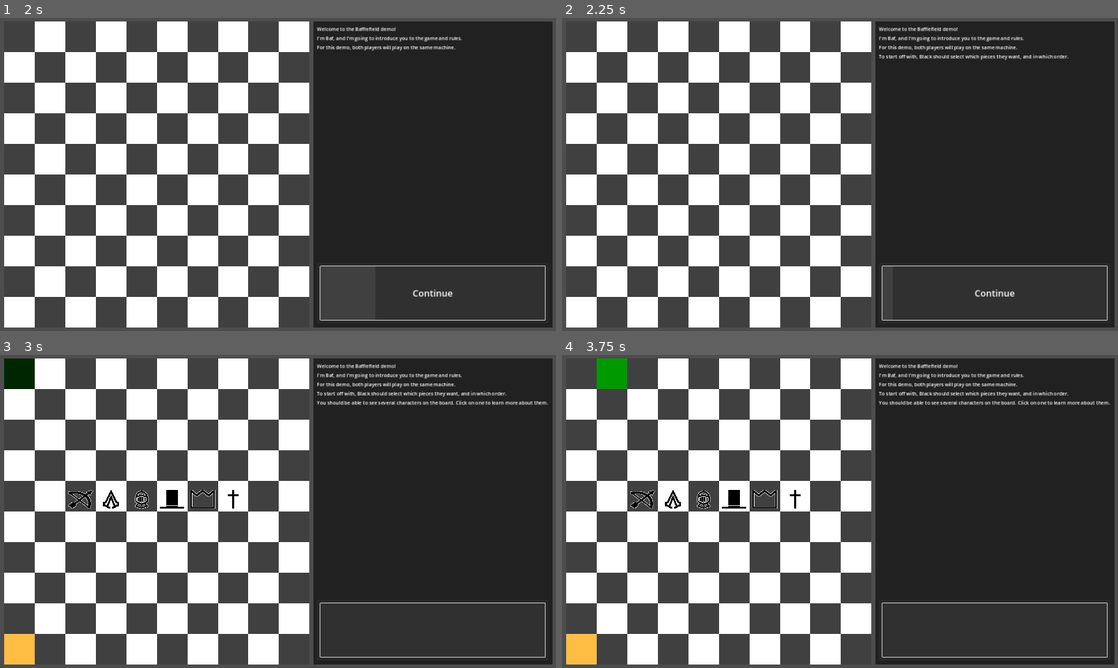
Above: before the commit, frames 1-4 (two rows, left to right).
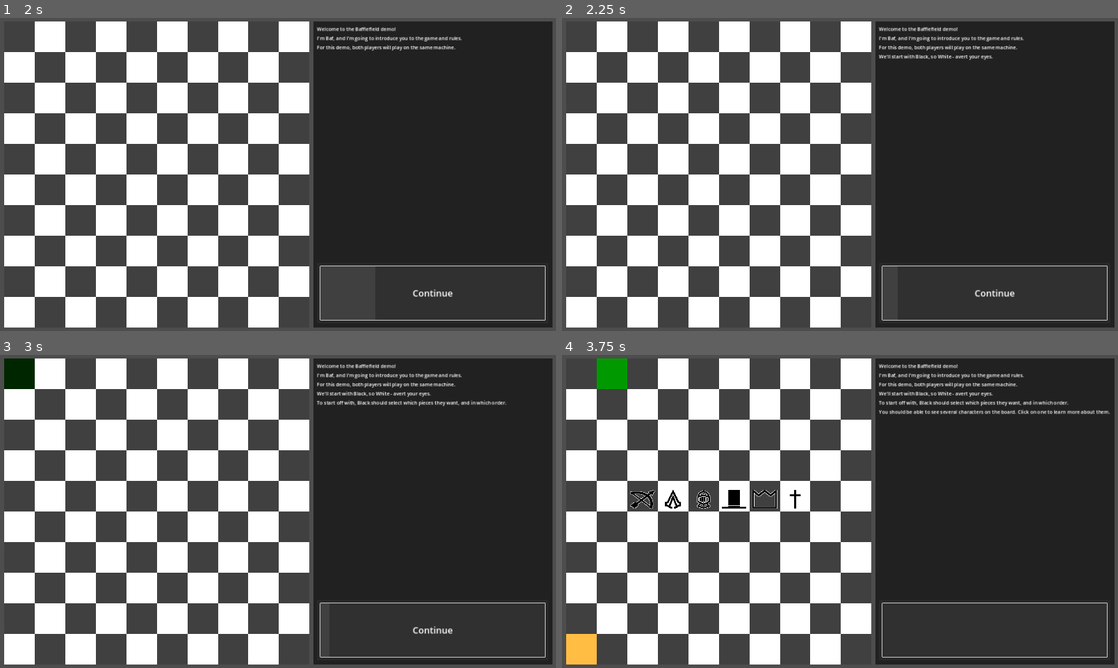
Above: after the commit, the same moments.

Repository: Taliesin268/Bafflefield
Game: Godot game, scene res://scenes/Bafflefield.tscn
Two runs of this game, one before a commit and one after it. Both use one fixed random seed, a clock stepped at 60 frames per second and the inputs below.
Inputs (mouse positions are in pixels of both pictures, inside the frame that each line leads up to):
- Up to frame 1 (2 s): click "Continue" at 0.5 s; click "Continue" at 1.25 s
- Up to frame 2 (2.25 s): click "Continue" at 2 s
- Up to frame 3 (3 s): tap Enter at 2.75 s; move the mouse to (16, 373) at 2.77 s; click (16, 373) at 2.92 s
- Up to frame 4 (3.75 s): tap Space at 3.5 s; move the mouse to (612, 373) at 3.52 s; click (612, 373) at 3.67 s

Frame 1 is identical in both runs. In frame 2, 0.3% of the frame differs, in the area x 57-92%, y 11-14%; in frame 3, 1.9%, in the area x 0-99%, y 11-99%; in frame 4, 1.0%.

Commit message:
implemented monarch highlighting

Diff:
--- a/data/dialog/character_select_intro.json
+++ b/data/dialog/character_select_intro.json
@@ -1,5 +1,6 @@
 [
 	"For this demo, both players will play on the same machine.",
+	"We'll start with Black, so White - avert your eyes.",
 	"To start off with, Black should select which pieces they want, and in which order.",
 	{
 		"message": "You should be able to see several characters on the board. Click on one to learn more about them.",
--- a/scenes/Board.gd
+++ b/scenes/Board.gd
@@ -42,15 +42,15 @@
 	cell.spawn_unit(unit_type, white)
 	_cells_with_units.append(cell)
 
-func highlight_cell(index: int):
+func highlight_cell(index: int, level: int = 1):
 	var cell = get_cell(index)
-	cell.highlight_cell()
+	cell.highlight_cell(level)
 	_highlighted_cells.append(cell)
 
 func remove_highlight_from_cells():
 	for cell in _highlighted_cells:
-		cell.highlight_cell(false)
-		_highlighted_cells.erase(cell)
+		cell.highlight_cell(0)
+	_highlighted_cells = []
 
 func move_selected_unit(to: int):
 	var unit = _selected_cell.unit
@@ -76,10 +76,19 @@
 	for cell in _cells_with_units:
 		cell.unit.update_visibility(setting)
 
+func change_visibility_by_color(white: bool = false):
+	var visibility = BoardVisibility.NONE
+
+	if white: visibility = BoardVisibility.WHITE
+	else: visibility = BoardVisibility.BLACK
+
+	for cell in _cells_with_units:
+		cell.unit.update_visibility(visibility)
+
 # PRIVATE FUNCTIONS
 func _create_board():
-	for column in 10:
-		for row in 10:
+	for row in 10:
+		for column in 10:
 			var cell = CELL_SCENE.instantiate()
 			cell.row = row
 			cell.column = column
--- a/scripts/Bafflefield.gd
+++ b/scripts/Bafflefield.gd
@@ -133,6 +133,8 @@
 		_game_board.spawn_unit(46, Unit.UnitType.MONARCH, white)
 		_game_board.spawn_unit(47, Unit.UnitType.PRIEST, white)
 		_white = white
+		if white:
+			_ui.print_message("Now it's White's turn. Black, avert your eyes.")
 
 	func _process_substate():
 		var operations = SUBSTATES[_current_substate]
@@ -152,15 +154,70 @@
 	func _change_visibility(setting: Board.BoardVisibility): _game_board.change_visibility(setting)
 
 class GameState extends BaseState:
+	var _current_turn_white: bool
+	var _selected_unit_cell: Cell
+	var _previous_action: Action
+
 	func enter_state(game_board: Board, ui: UI):
 		state_name = "Game State"
 		super.enter_state(game_board, ui)
 		_prompt_game_start()
 
 	func _prompt_game_start():
-		_ui.set_button(0,"Start Game",true)
+		_ui.set_button(0,"Start Game")
 		_ui.get_node("Button").pressed.connect(_start_game)
 
 	func _start_game():
 		# Move to Game state
 		_ui.print_message("Starting game...")
+		_ui.get_node("Button").pressed.disconnect(_start_game)
+		_ui.print_message("Black will go first. The White player should look away from the screen now.")
+		_ui.set_button(0,"Black: Start Turn")
+		_ui.get_node("Button").pressed.connect(_start_turn)
+
+	func _start_turn(white: bool = false):
+		_current_turn_white = white
+		_game_board.change_visibility_by_color(white)
+		_ui.get_node("Button").pressed.disconnect(_start_turn)
+		_ui.set_button(0,"",false)
+		_game_board.cell_selected.connect(_on_cell_selected)
+
+	func _on_cell_selected(cell: Cell):
+		if cell.contains_unit():
+			_on_unit_selected(cell)
+		else:
+			_deselect_unit()
+
+	func _on_unit_selected(cell: Cell):
+		_deselect_unit()
+		_selected_unit_cell = cell
+		_highlight_cells_based_on_unit(cell)
+		pass
+
+	func _deselect_unit():
+		if _selected_unit_cell == null:
+			return
+
+		_game_board.remove_highlight_from_cells()
+		_selected_unit_cell = null
+
+	func _highlight_cells_based_on_unit(cell: Cell):
+		var unit_type = cell.unit._unit_type
+		match unit_type:
+			Unit.UnitType.MONARCH: _highlight_monarch_cells(cell)
+			_: print("Unit type not supported: ", unit_type)
+
+	func _highlight_monarch_cells(monarch_cell: Cell):
+		for movement_cell in monarch_cell.get_movement_range():
+			if _game_board.get_cell(movement_cell).contains_unit():
+				var hop_over_cell_index = monarch_cell.index + (movement_cell - monarch_cell.index) * 2
+				if Cell.is_valid_cell_index(hop_over_cell_index) && !_game_board.get_cell(hop_over_cell_index).contains_unit():
+					_game_board.highlight_cell(hop_over_cell_index, 3)
+			else:
+				_game_board.highlight_cell(movement_cell, 2)
+
+	class Action:
+		var unit: Unit
+		var ability: bool # True if ability, false if move
+		var from: Cell
+		var to: Cell
--- a/scripts/cell.gd
+++ b/scripts/cell.gd
@@ -22,18 +22,22 @@
 		unit = value
 var index: int:
 	get:
-		return row*10+column
+		return (row*10)+column
 
 # PRIVATE VARS
 var _colors = {
 	CellState.BASE: Color.WHITE,
 	CellState.SELECTED: Color.GREEN,
-	CellState.HIGHLIGHTED: Color("#FFA500BB")
+	CellState.HIGHLIGHTED: [
+		Color("#FFA500BB"), # 1. Orange
+		Color("#0000FFBB"), # 2. Blue
+		Color('#FF0000BB') # 3. Red
+	]
 }
 var _states = {
 	CellState.HOVERED: false,
 	CellState.SELECTED: false,
-	CellState.HIGHLIGHTED: false
+	CellState.HIGHLIGHTED: 0
 }
 
 # BUILT-IN FUNCTIONS
@@ -42,8 +46,8 @@
 	_update_color()
 
 	# Adjust the position based on the index
-	position.x += row*100
-	position.y += column*100
+	position.x += column*100
+	position.y += row*100
 
 # CONNECTED SIGNALS
 func _on_input_event(_viewport, event, _shape_idx):
@@ -68,8 +72,8 @@
 	new_unit.init(unit_type, white)
 	unit = new_unit
 
-func highlight_cell(state: bool = true):
-	_states[CellState.HIGHLIGHTED] = state
+func highlight_cell(level: int = 1):
+	_states[CellState.HIGHLIGHTED] = level
 	_update_color()
 
 func contains_unit():
@@ -78,6 +82,31 @@
 func is_black() -> bool:
 	return (row + column) % 2 == 0
 
+func is_highlighted() -> bool:
+	return _states[CellState.HIGHLIGHTED] > 0
+
+func get_movement_range(include_black: bool = false):
+	var valid_cell_indexes = []
+	if include_black:
+		if is_valid_cell_index(index - 1): valid_cell_indexes.append(index - 1)
+		if is_valid_cell_index(index - 10): valid_cell_indexes.append(index - 10)
+		if is_valid_cell_index(index + 1): valid_cell_indexes.append(index + 1)
+		if is_valid_cell_index(index + 10): valid_cell_indexes.append(index + 10)
+
+	if is_valid_cell_index(index - 2): valid_cell_indexes.append(index - 2)
+	if is_valid_cell_index(index - 9): valid_cell_indexes.append(index - 9)
+	if is_valid_cell_index(index - 11): valid_cell_indexes.append(index - 11)
+	if is_valid_cell_index(index - 20): valid_cell_indexes.append(index - 20)
+	if is_valid_cell_index(index + 2): valid_cell_indexes.append(index + 2)
+	if is_valid_cell_index(index + 9): valid_cell_indexes.append(index + 9)
+	if is_valid_cell_index(index + 11): valid_cell_indexes.append(index + 11)
+	if is_valid_cell_index(index + 20): valid_cell_indexes.append(index + 20)
+
+	return valid_cell_indexes
+
+static func is_valid_cell_index(cell_index: int):
+	return cell_index >= 0 && cell_index < 100
+
 # PRIVATE FUNCTIONS
 func _update_color():
 	var new_color = _colors[CellState.BASE] as Color
@@ -85,8 +114,8 @@
 	if _states[CellState.SELECTED]:
 		new_color = _colors[CellState.SELECTED]
 
-	if _states[CellState.HIGHLIGHTED]:
-		new_color = new_color.blend(_colors[CellState.HIGHLIGHTED])
+	if is_highlighted():
+		new_color = new_color.blend(_colors[CellState.HIGHLIGHTED][_states[CellState.HIGHLIGHTED]-1])
 
 	if is_black():
 		new_color = new_color.darkened(0.75)
